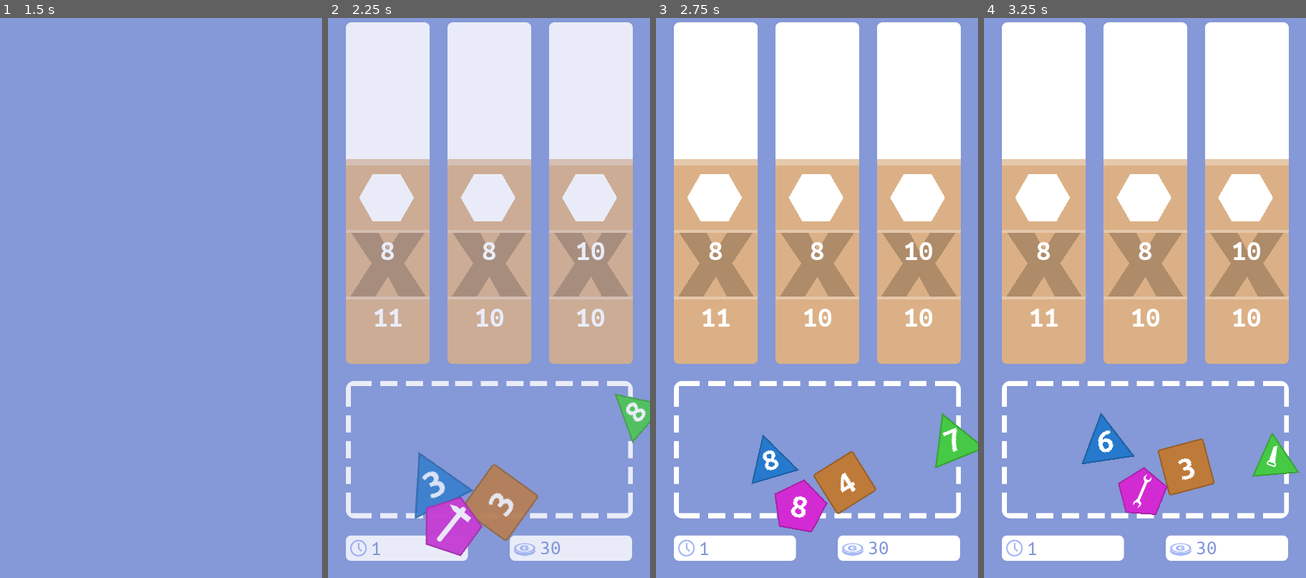
Above: before the commit, frames 1-4 (left to right).
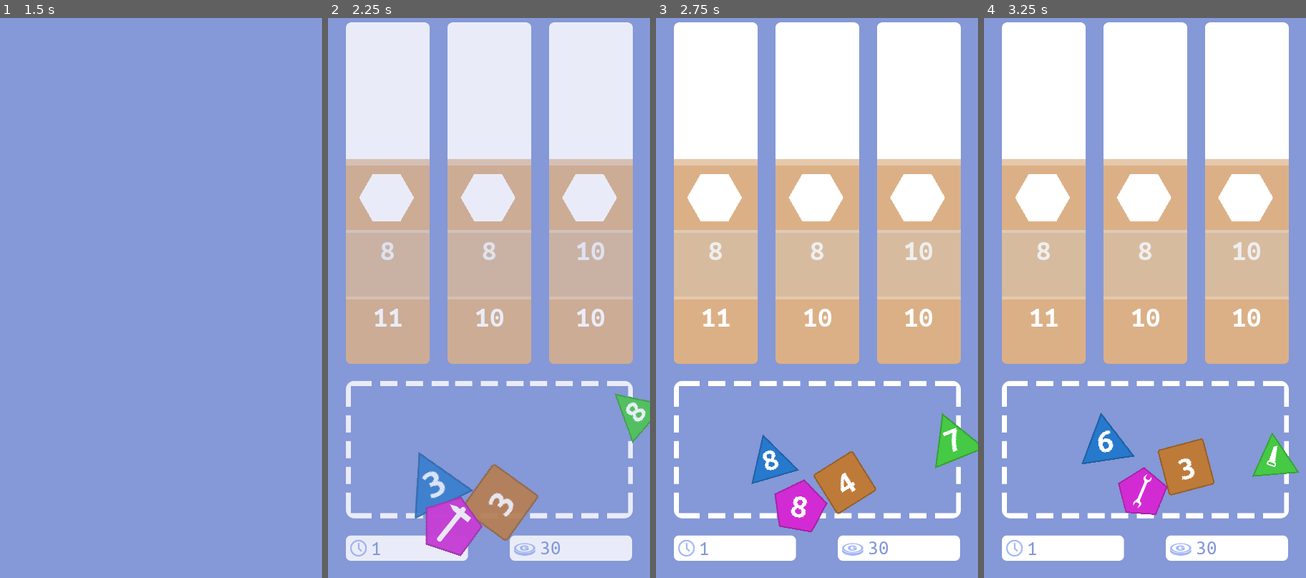
Above: after the commit, the same moments.

Repository: matzebond/DiceRepair
Game: Godot game, scene res://scenes/screens/RootNode.tscn
Same seed, same stepped clock (60 frames per second), same inputs: the game is played once before the commit and once after it.
Inputs (mouse positions are in pixels of both pictures, inside the frame that each line leads up to):
- Up to frame 1 (1.5 s): tap Enter (ui_accept) at 0.5 s; drag from (167, 247) to (161, 393) at 0.52 s; drag from (35, 449) to (161, 393) at 1.27 s
- Up to frame 2 (2.25 s): move the mouse to (489, 510) at 2.02 s; click (489, 510) at 2.17 s
- Up to frame 3 (2.75 s): no input
- Up to frame 4 (3.25 s): drag from (1280, 438) to (1041, 258) at 2.77 s

Frame 1 is identical in both runs. In frame 2, 4.7% of the frame differs, in the area x 7-94%, y 38-50%; in frame 3, 8.6%, in the area x 5-95%, y 38-50%; in frame 4, 8.6%.

Commit message:
Inactive JobSteps now have lower saturation

Diff:
--- a/scenes/jobs/Job.gd
+++ b/scenes/jobs/Job.gd
@@ -5,8 +5,6 @@
 
 const PADDING = Vector2(0, -8)
 const JOB_STEP_SIZE = Vector2(0, 164)
-
-export var color:Color = Color(1, 1, 1)
 
 var money_reward = 5
 
@@ -24,7 +22,6 @@
     update_tool()
 
 func update_tool():
-    $Sprite.modulate = color
 
     # remove all JobSteps
     for child in $Steps.get_children():
@@ -36,7 +33,7 @@
     for i in range(steps):
         var jobStep = JobStepScene.instance()
         var work = root.rng.randi_range(max(1, 4-root.game_round), 12+root.game_round)
-        jobStep.init(cur_pos, color, work)
+        jobStep.init(cur_pos, work)
         jobStep.connect("done", self, "_on_JobStep_done")
         $Steps.add_child(jobStep)
 
--- a/scenes/jobs/JobStep.gd
+++ b/scenes/jobs/JobStep.gd
@@ -1,9 +1,5 @@
 extends Node2D
 const Die = preload("res://scenes/die/Die.gd")
-
-const sprite_inactive = preload("res://assets/img/jobs/jobstep_inactive.png")
-const sprite_default = preload("res://assets/img/jobs/jobstep.png")
-const sprite_active = preload("res://assets/img/jobs/jobstep_active.png")
 
 const WORK_TIME_FACTOR = 0.1
 const EXCESS_WAIT_FACTOR = 1
@@ -18,9 +14,8 @@
 
 var dice = []
 
-func init(pos, color, work):
+func init(pos, work):
     self.position = pos
-    $Sprite.modulate = color
     self.work_req = work
 
     for tuul in Die.TOOLS:
@@ -44,7 +39,6 @@
     set_text_work_cur(cur_work_req)
 
     return self
-
 
 func _process(delta):
     pass
@@ -90,9 +84,15 @@
 func set_text_work_cur(val):
     $Label.text = str(floor(val))
 
+const A_INACTIVE = 0.35
+const A_ACTIVE = 0.0
 func enable(enable):
+    # Fuctionality
     $DropArea.is_active = enable
-    $Sprite.texture = sprite_default if enable else sprite_inactive
+    # Looks
+    var a = A_ACTIVE if enable else A_INACTIVE
+    $Tween.interpolate_property($Inactive, "color:a", $Inactive.color.a, a, 1, Tween.TRANS_LINEAR, Tween.EASE_IN_OUT)
+    $Tween.start()
 
 func start_excess(_obj, _key, excess):
     for i in range(abs(excess)):
@@ -119,7 +119,6 @@
                     break
 
 func is_done(_obj, _key):
-    $Sprite.texture = sprite_default
     var scene = get_tree().current_scene
 
     animate_out()
--- a/scenes/jobs/JobStep.tscn
+++ b/scenes/jobs/JobStep.tscn
@@ -10,18 +10,6 @@
 
 [node name="Sprite" type="Sprite" parent="."]
 texture = ExtResource( 1 )
-
-[node name="ProgressBar" type="ColorRect" parent="."]
-visible = false
-modulate = Color( 1, 1, 1, 0 )
-margin_left = -86.0
-margin_top = 63.0
-margin_right = 86.0
-margin_bottom = 71.0
-color = Color( 0.858824, 0.690196, 0.52549, 1 )
-__meta__ = {
-"_edit_use_anchors_": false
-}
 
 [node name="Label" type="Label" parent="."]
 anchor_right = 1.0
@@ -45,4 +33,27 @@
 
 [node name="DropArea" parent="." instance=ExtResource( 4 )]
 scale = Vector2( 0.95, 0.8 )
+
+[node name="Inactive" type="ColorRect" parent="."]
+margin_left = -98.0
+margin_top = -82.0
+margin_right = 98.0
+margin_bottom = 82.0
+mouse_filter = 2
+color = Color( 0.807843, 0.807843, 0.807843, 0 )
+__meta__ = {
+"_edit_use_anchors_": false
+}
+
+[node name="ProgressBar" type="ColorRect" parent="."]
+visible = false
+modulate = Color( 1, 1, 1, 0 )
+margin_left = -86.0
+margin_top = 63.0
+margin_right = 86.0
+margin_bottom = 71.0
+color = Color( 0.858824, 0.690196, 0.52549, 1 )
+__meta__ = {
+"_edit_use_anchors_": false
+}
 [connection signal="drop_item" from="DropArea" to="." method="_on_DropArea_drop_item"]
